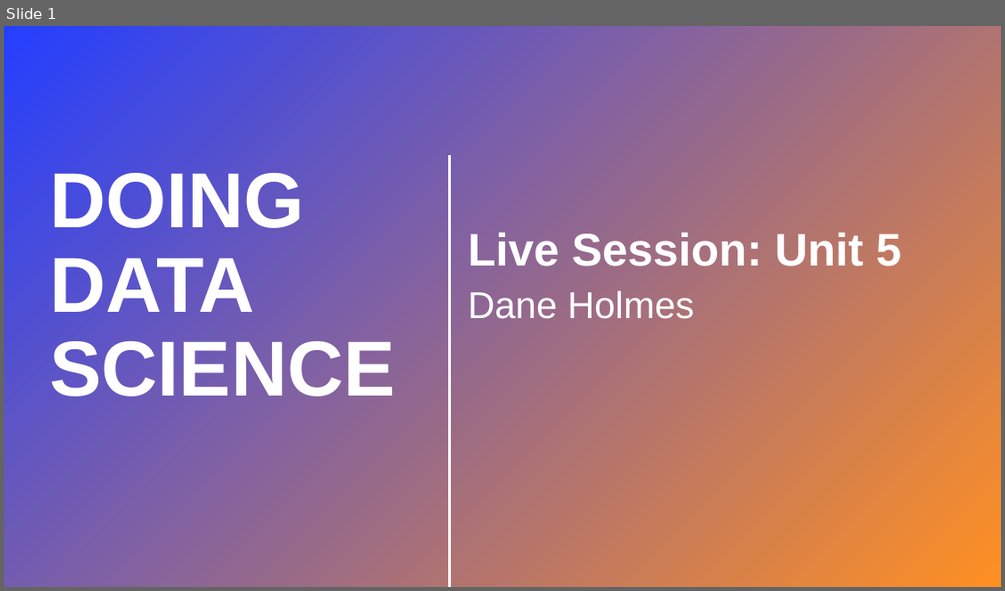
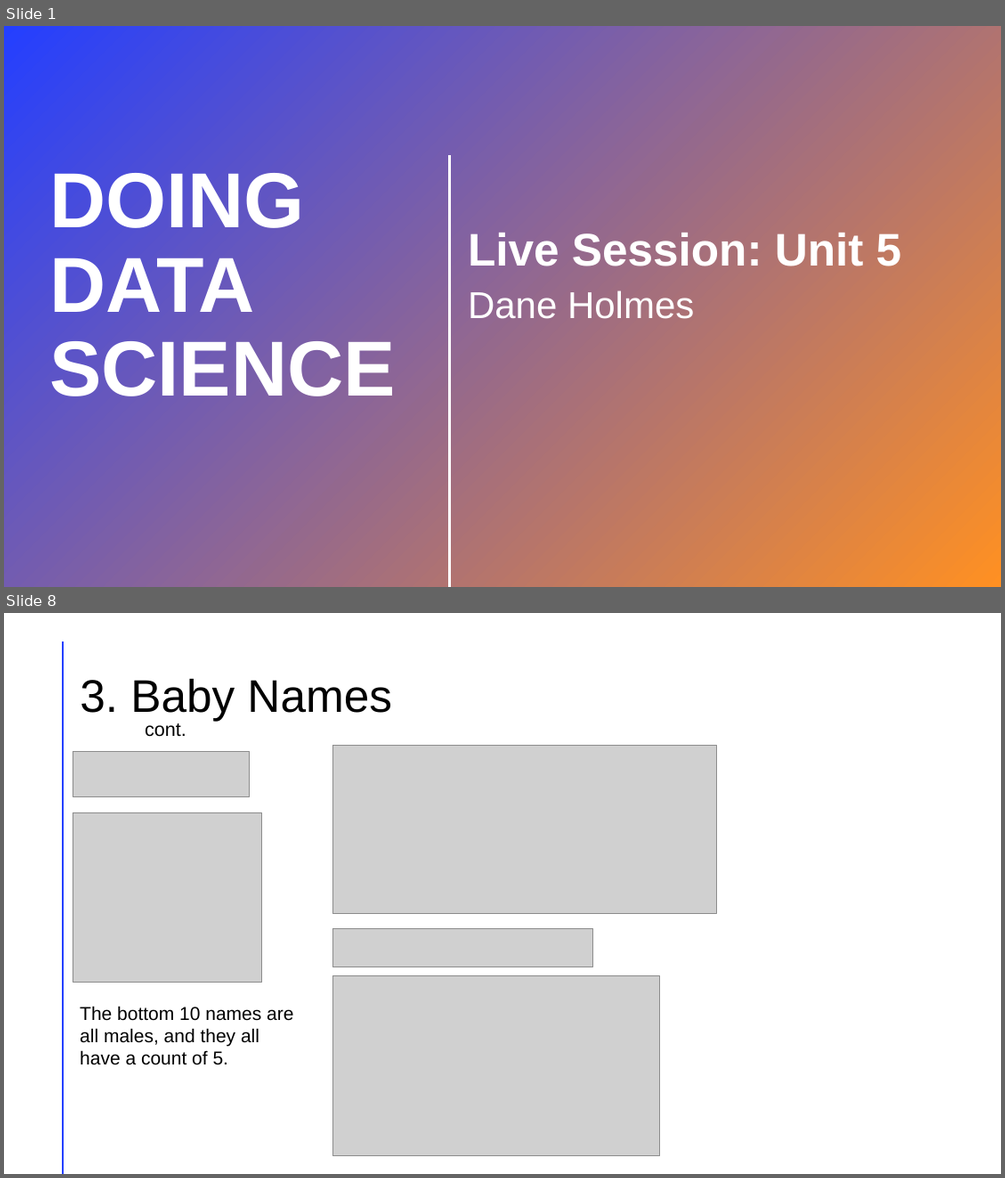
Before and after one commit to cdholmes11/Doing_Data_Science, a slide deck: Unit-5/Dane_Holmes_Live_Session_5.pptx. Shown one above the other, each under a label of ours: slide 1 before the commit, slides 1 and 8 after it; the slides between them are not shown. The pictures are 1005x591 and 1005x1178 pixels, drawn with LibreOffice and Linux fonts; fonts in the diff are those of the drawing; grey boxes stand for pictures; background and template pictures are left out; a plain dark background stands for a picture behind light text. Boxes give left, top, right and bottom in pixels: in the first picture for what was removed or moved away, otherwise in the second. Text is boxed around its words. In the diff, an @@ line names an element or a change of style, - is before the commit and + after.

```diff
--- a/Unit-5/Dane_Holmes_Live_Session_5.pptx
+++ b/Unit-5/Dane_Holmes_Live_Session_5.pptx
@@ slide 8 added at [4, 613, 1001, 1174], background #FFFFFF @@
@@ line added from (63, 642) to (63, 1173), #FF9022 2 pt @@
@@ title added at [80, 678, 392, 721], 44 pt, text #000000 @@
+3. Baby Names
@@ text added at [145, 723, 186, 737], 18.5 pt, text #000000 @@
+cont.
@@ picture added at [333, 746, 717, 913] @@
@@ picture added at [73, 751, 250, 796] @@
@@ picture added at [73, 812, 262, 982] @@
@@ picture added at [333, 929, 593, 967] @@
@@ picture added at [333, 975, 661, 1155] @@
@@ text added at [80, 1005, 293, 1065], 18 pt, text #000000 @@
+The bottom 10 names are all males, and they all have a count of 5.
```
Also in this commit, not shown: 1 slide changed, 9 other slides added, 2 slides removed, 9 other files.
